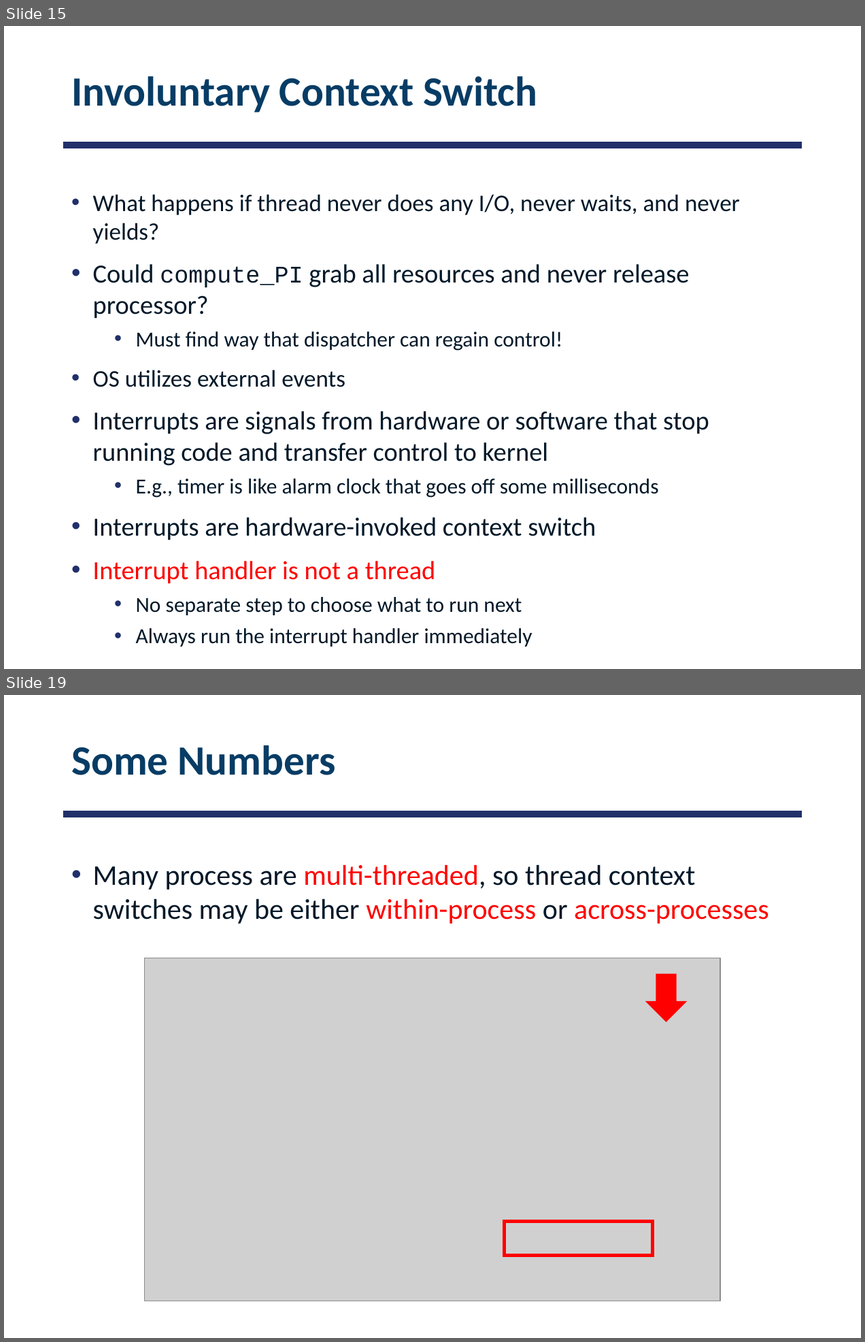
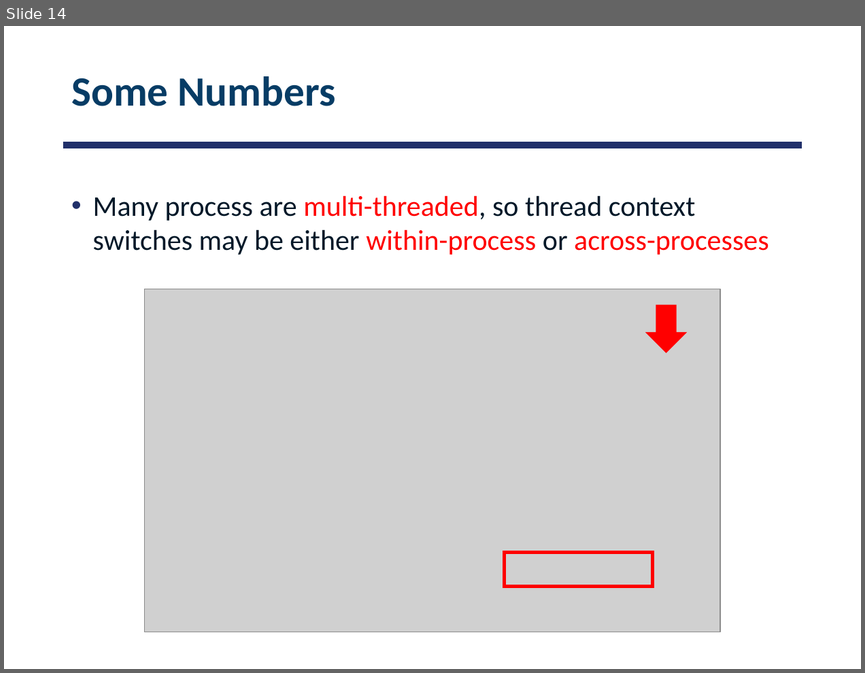
Before and after one commit to smajidzahedi/ECE350, a slide deck: Lectures/03-multithreaded.pptx. Shown one above the other, each under a label of ours: slides 15 and 19 before the commit, slide 14 after it; the slides between them are not shown. The pictures are 865x1342 and 865x673 pixels, drawn with LibreOffice and Linux fonts; fonts in the diff are those of the drawing; grey boxes stand for pictures. Boxes give left, top, right and bottom in pixels: in the first picture for what was removed or moved away, otherwise in the second. Text is boxed around its words. In the diff, an @@ line names an element or a change of style, - is before the commit and + after.

```diff
--- a/Lectures/03-multithreaded.pptx
+++ b/Lectures/03-multithreaded.pptx
@@ slide 15 removed at (x1=4, y1=26, x2=861, y2=669), background #FFFFFF; not listed: 1 template element that a slide beside it also shows @@
@@ title removed at (x1=71, y1=76, x2=537, y2=112) @@
-Involuntary Context Switch
@@ text removed at (x1=93, y1=194, x2=740, y2=646) @@
-• What happens if thread never does any I/O, never waits, and never yields?
-• Could compute_PI grab all resources and never release processor?
-  • Must find way that dispatcher can regain control!
-• OS utilizes external events
-• Interrupts are signals from hardware or software that stop running code and transfer control to kernel
-  • E.g., timer is like alarm clock that goes off some milliseconds
-• Interrupts are hardware-invoked context switch
-• Interrupt handler is not a thread
-  • No separate step to choose what to run next
-  • Always run the interrupt handler immediately
@@ what was slide 19 is now slide 14 @@
```
Also in this commit, not shown: 11 slides changed, 5 slides added, 7 other slides removed, 1 other file.
